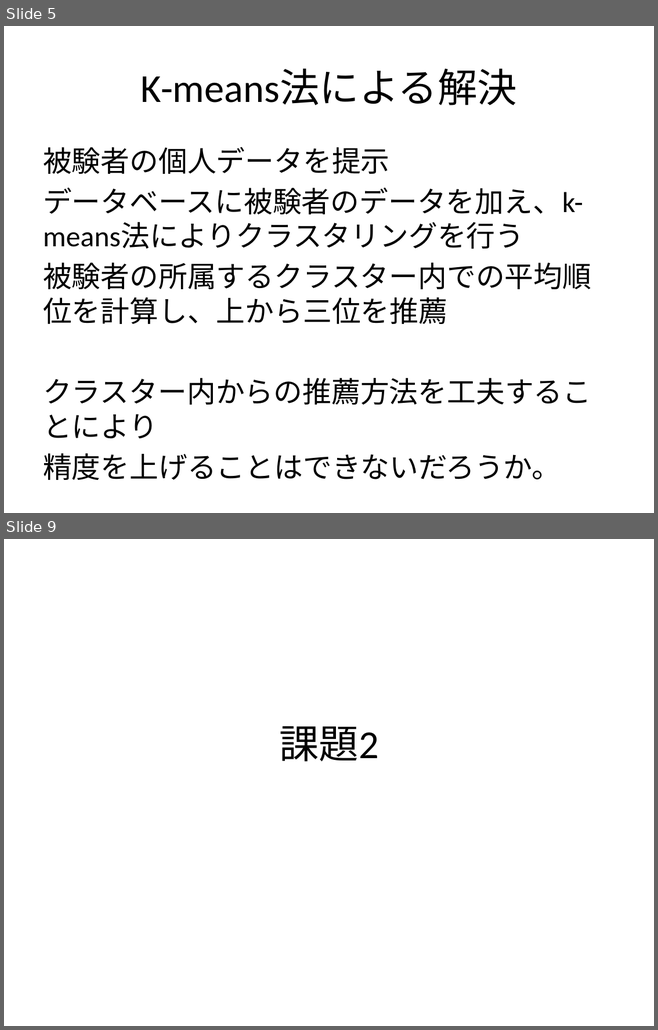
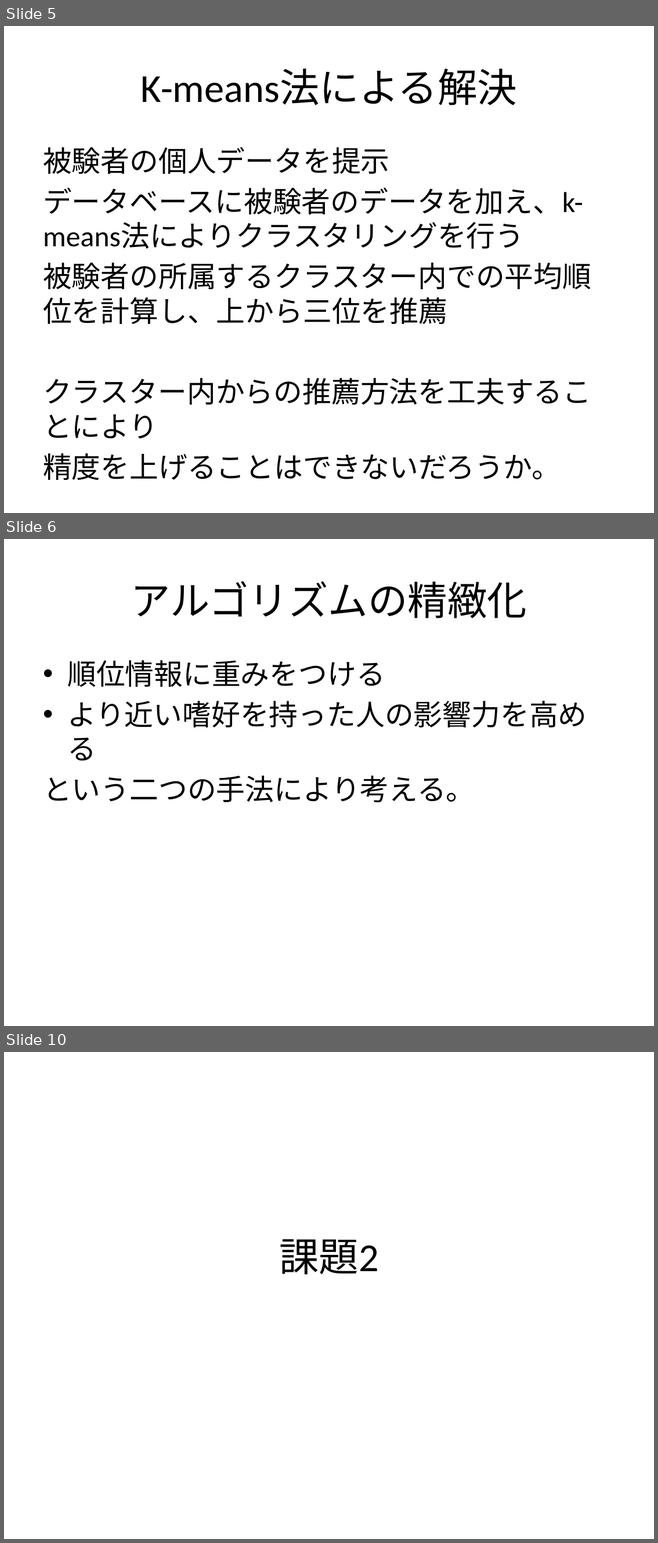
Before and after one commit to pettan0818/Assignment_Iiyama_2013_2, a slide deck: @data/presentation.pptx. Shown one above the other, each under a label of ours: slides 5 and 9 before the commit, slides 5, 6 and 10 after it; the slides between them are not shown. The pictures are 658x1030 and 658x1543 pixels, drawn with LibreOffice and Linux fonts; fonts in the diff are those of the drawing. Boxes give left, top, right and bottom in pixels: in the first picture for what was removed or moved away, otherwise in the second. Text is boxed around its words. In the diff, an @@ line names an element or a change of style, - is before the commit and + after.

```diff
--- a/@data/presentation.pptx
+++ b/@data/presentation.pptx
@@ slide 6 added at (4,539,654,1026), background #FFFFFF @@
@@ title added at (130,581,526,618), 44 pt, text #000000 @@
+アルゴリズムの精緻化
@@ text added at (43,660,586,802), 32 pt, text #000000 @@
+• 順位情報に重みをつける
+• より近い嗜好を持った人の影響力を高める
+という二つの手法により考える。
@@ what was slide 9 is now slide 10 @@
```
Also in this commit, not shown: 4 slides changed.
